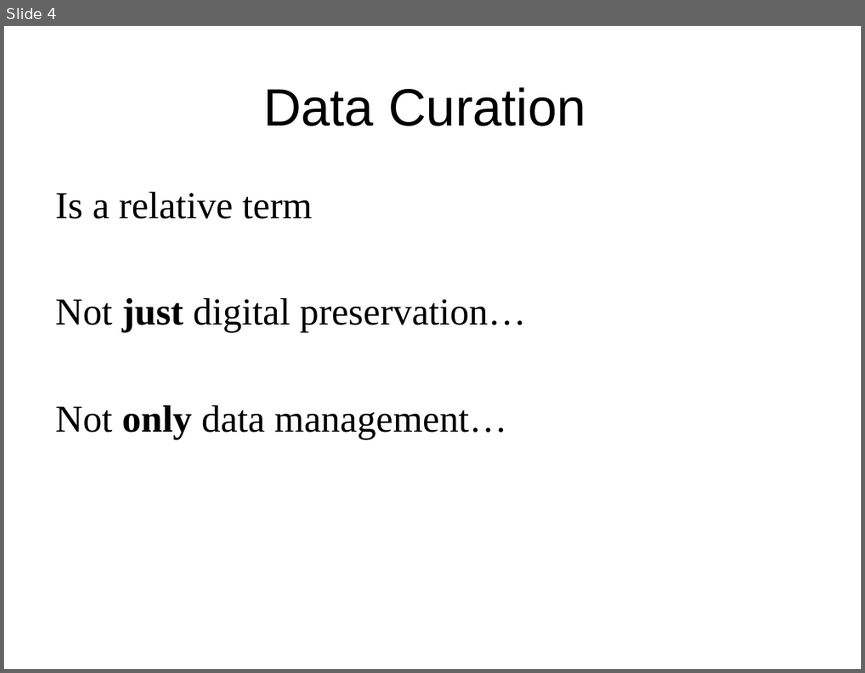
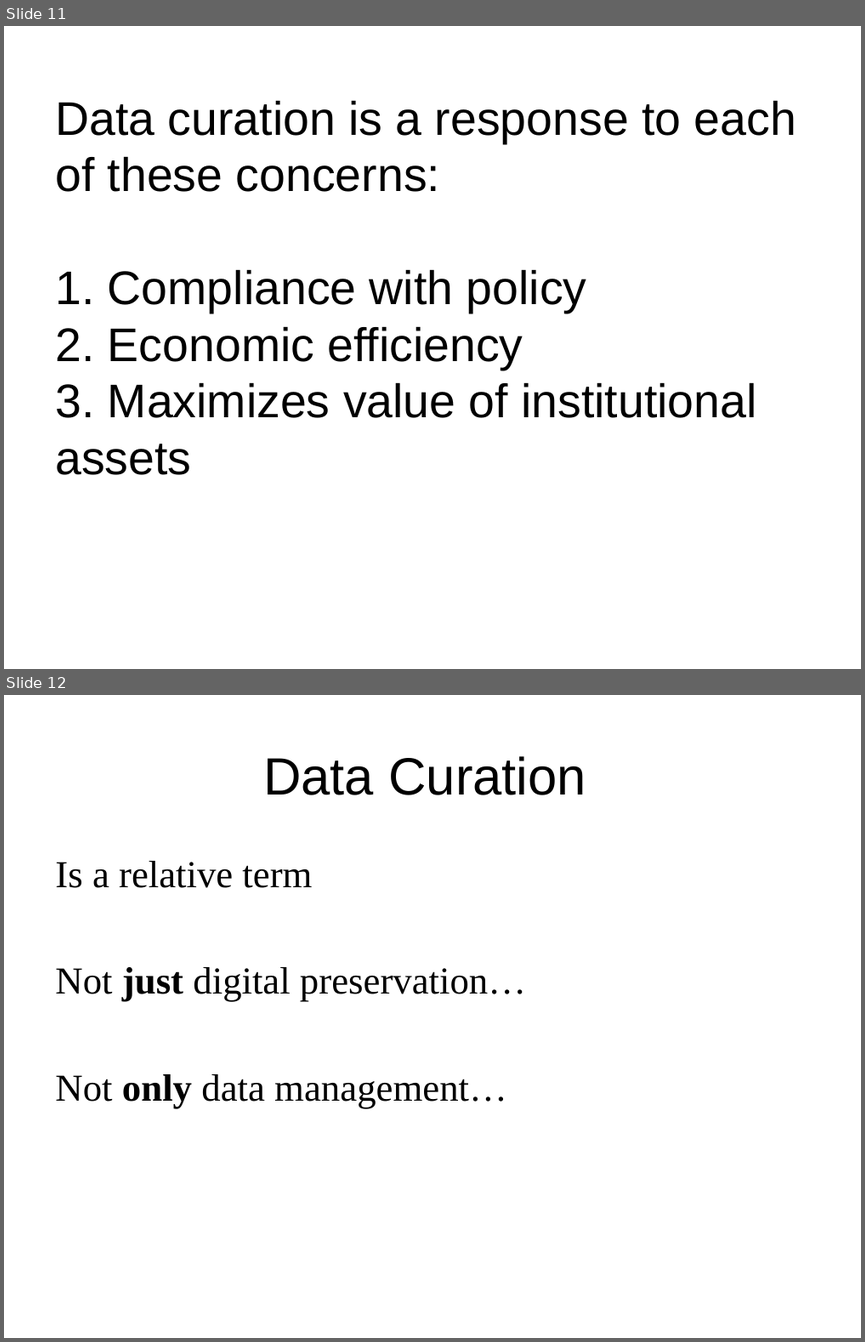
Before and after one commit to DataCurationWorkshop/HongKongCurationWorkshop, a slide deck: Day_1/Day_1_Lectures/Slides/Day_1_Lecture_Intro.pptx. Shown one above the other, each under a label of ours: slide 4 before the commit, slides 11 and 12 after it. The pictures are 865x673 and 865x1342 pixels, drawn with LibreOffice and Linux fonts; fonts in the diff are those of the drawing; background and template pictures are left out. Boxes give left, top, right and bottom in pixels: in the first picture for what was removed or moved away, otherwise in the second. Text is boxed around its words. In the diff, an @@ line names an element or a change of style, - is before the commit and + after.

```diff
--- a/Day_1/Day_1_Lectures/Slides/Day_1_Lecture_Intro.pptx
+++ b/Day_1/Day_1_Lectures/Slides/Day_1_Lecture_Intro.pptx
@@ slide 11 added at (4, 26, 861, 669), background #FFFFFF @@
@@ title added at (55, 100, 796, 475), 39.6 pt, text #000000 @@
+Data curation is a response to each of these concerns:
+1. Compliance with policy
+2. Economic efficiency
+3. Maximizes value of institutional assets
@@ what was slide 4 is now slide 12 @@
```
Also in this commit, not shown: 1 slide changed, 7 other slides added, 5 other files.
